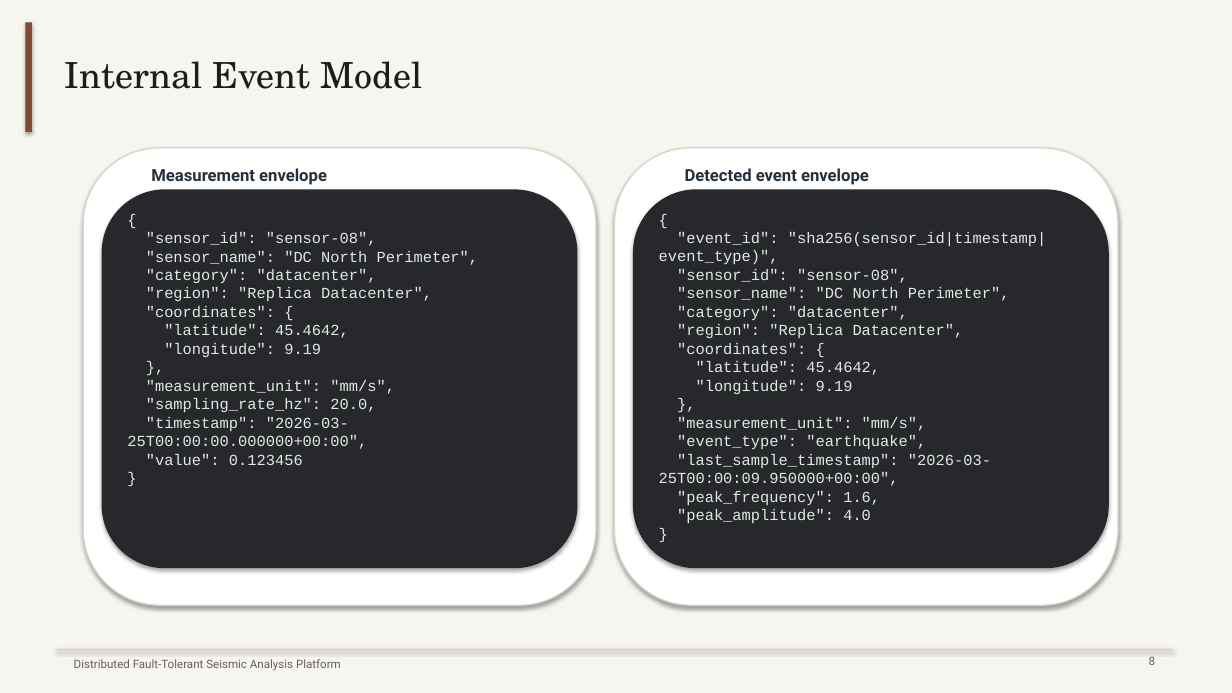
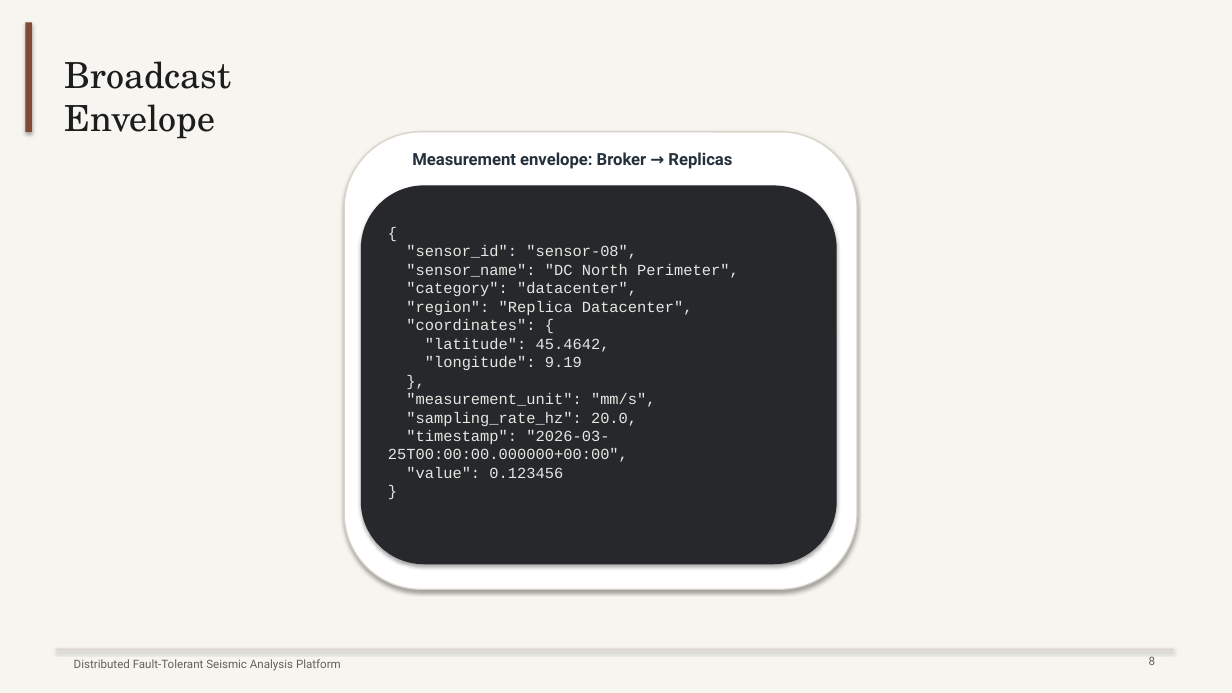
Before and after one commit to mattia9203/1998519_LTM, a slide deck: slide 6 of booklets/seismic_final_presentation.pptx (slide 8 before the commit). Drawn at 1232x693 pixels with LibreOffice and Linux fonts; fonts in the diff are those of the drawing. Boxes give left, top, right and bottom in pixels: in the first picture for what was removed or moved away, otherwise in the second. Text is boxed around its words. In the diff, an @@ line names an element or a change of style, - is before the commit and + after.

```diff
--- a/booklets/seismic_final_presentation.pptx
+++ b/booklets/seismic_final_presentation.pptx
@@ text at bbox=[65, 61, 231, 139]: text changed @@
-Internal Event Model
+Broadcast Envelope
@@ rounded rectangle: place and size @@
-rounded rectangle at bbox=[83, 148, 596, 605]
+rounded rectangle at bbox=[345, 132, 858, 590]
@@ rounded rectangle removed at bbox=[615, 148, 1118, 605] @@
@@ text at bbox=[412, 152, 732, 169]: text changed @@
-Measurement envelope
+Measurement envelope: Broker → Replicas
@@ text removed at bbox=[685, 168, 869, 185] @@
-Detected event envelope
@@ rounded rectangle: place and size @@
-rounded rectangle at bbox=[102, 189, 578, 568]
+rounded rectangle at bbox=[360, 186, 836, 565]
@@ rounded rectangle removed at bbox=[633, 189, 1109, 568] @@
@@ text "{": place and size @@
-text "{" at bbox=[127, 232, 479, 465]
+text "{" at bbox=[388, 245, 739, 478]
@@ text removed at bbox=[659, 232, 1047, 523] @@
-{
-"event_id": "sha256(sensor_id|timestamp|event_type)",
-"sensor_id": "sensor-08",
-"sensor_name": "DC North Perimeter",
-"category": "datacenter",
-"region": "Replica Datacenter",
-"coordinates": {
-"latitude": 45.4642,
-"longitude": 9.19
-},
-"measurement_unit": "mm/s",
-"event_type": "earthquake",
-"last_sample_timestamp": "2026-03-25T00:00:09.950000+00:00",
-"peak_frequency": 1.6,
-"peak_amplitude": 4.0
-}
```
Also in this commit, not shown: 6 other slides changed, 3 slides added, 4 slides removed, 1 other file.
